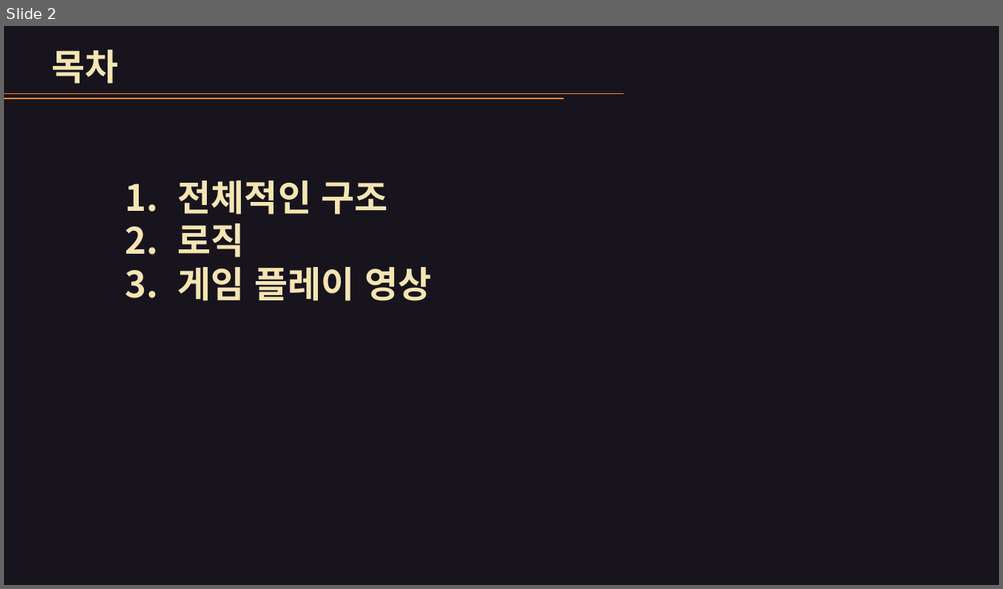
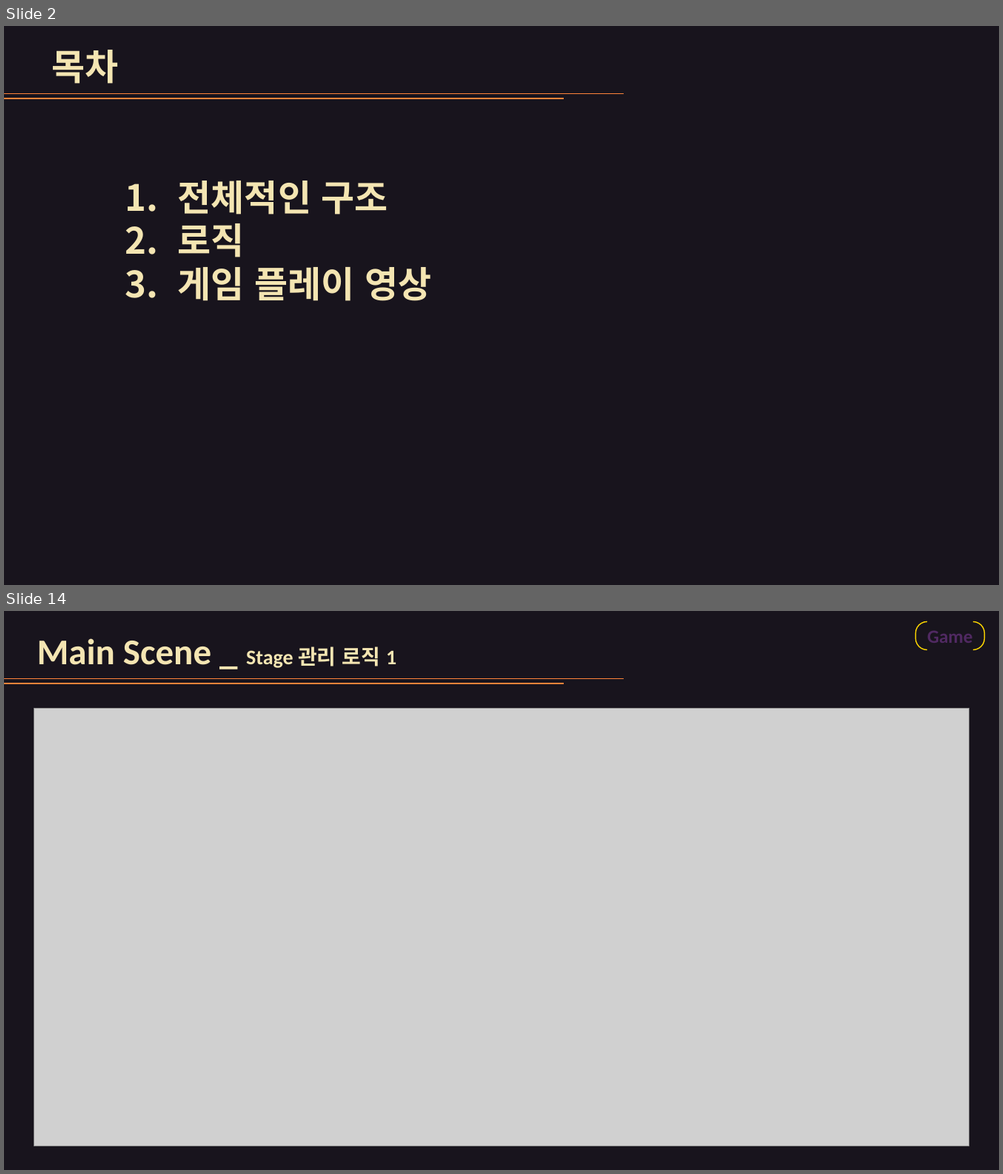
Before and after one commit to dndud3710/ProjectT, a slide deck: 발표자료.pptx. Shown one above the other, each under a label of ours: slide 2 before the commit, slides 2 and 14 after it; the slides between them are not shown. The pictures are 1003x589 and 1003x1174 pixels, drawn with LibreOffice and Linux fonts; fonts in the diff are those of the drawing; grey boxes stand for pictures. Boxes give left, top, right and bottom in pixels: in the first picture for what was removed or moved away, otherwise in the second. Text is boxed around its words. In the diff, an @@ line names an element or a change of style, - is before the commit and + after.

```diff
--- a/발표자료.pptx
+++ b/발표자료.pptx
@@ slide 14 added at (4, 611, 999, 1170), background #18141D @@
@@ bracket pair added at (916, 621, 984, 649), outline #FFD700 1 pt, 18 pt, text #502962, bold @@
+Game
@@ text added at (37, 638, 396, 668), 35 pt, text #F4E5B2, bold @@
+Main Scene _ Stage 관리 로직 1
@@ line added from (4, 679) to (623, 679), #FF843A 1 pt @@
@@ line added from (4, 684) to (563, 684), #FF843A 1 pt @@
@@ picture added at (34, 708, 969, 1147) @@
```
Also in this commit, not shown: 7 slides changed, 7 other slides added, 2 slides removed, 17 other files.
